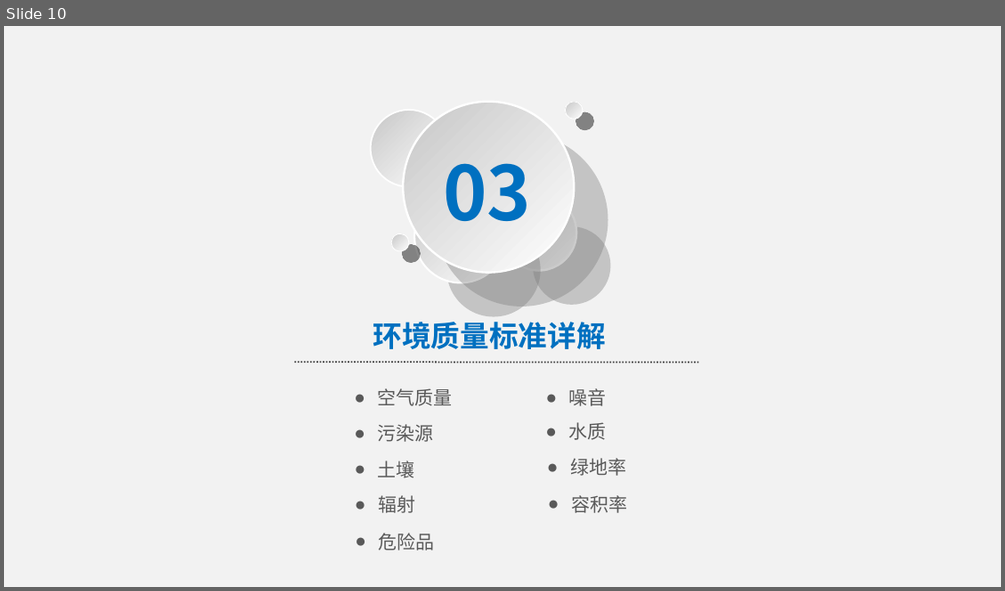
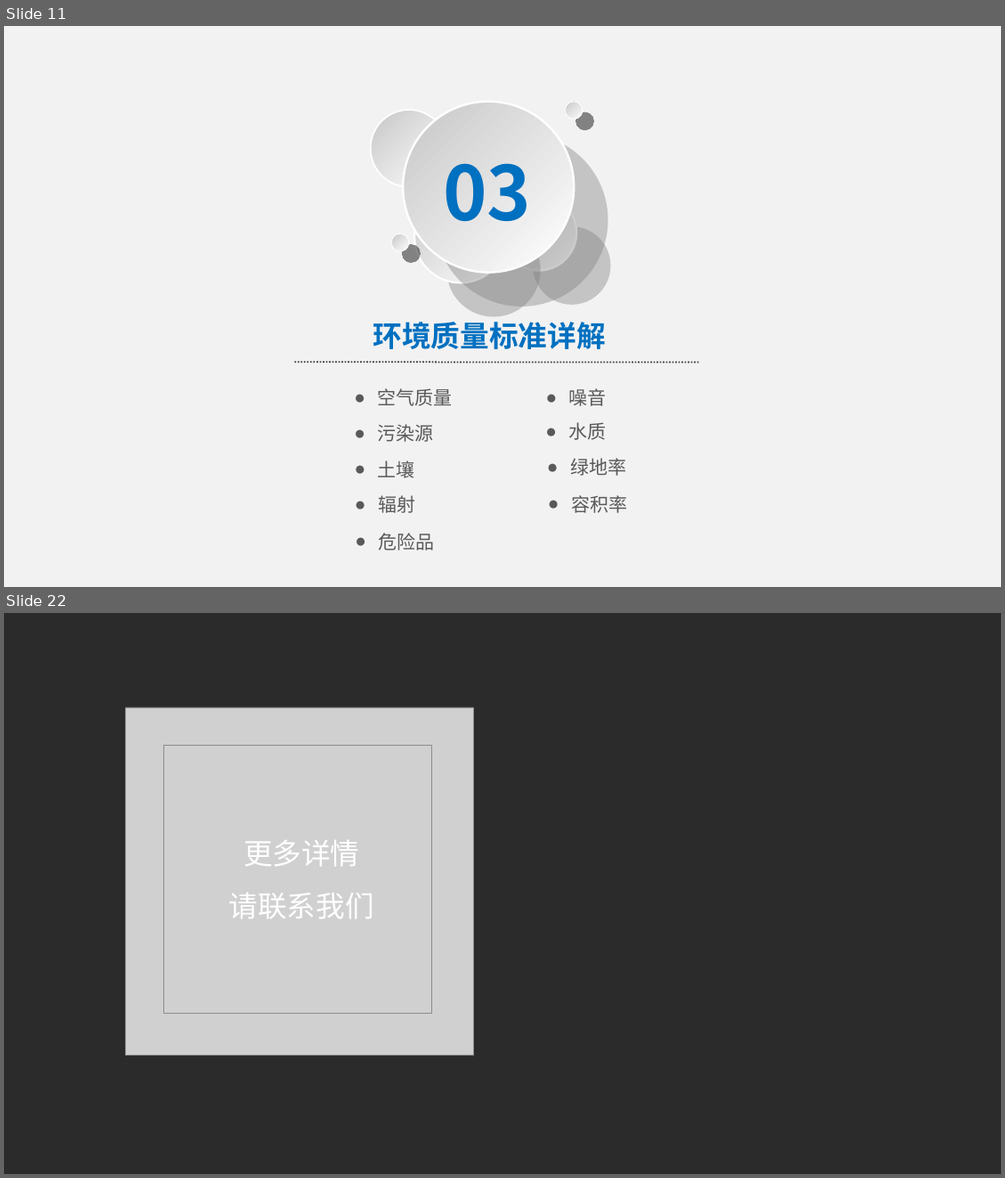
Before and after one commit to PowerYangcl/ddhj, a slide deck: src/main/resource/template/report.ppt. Shown one above the other, each under a label of ours: slide 10 before the commit, slides 11 and 22 after it; the slides between them are not shown. The pictures are 1005x591 and 1005x1178 pixels, drawn with LibreOffice and Linux fonts; fonts in the diff are those of the drawing; grey boxes stand for pictures; background and template pictures are left out; a plain dark background stands for a picture behind light text. Boxes give left, top, right and bottom in pixels: in the first picture for what was removed or moved away, otherwise in the second. Text is boxed around its words. In the diff, an @@ line names an element or a change of style, - is before the commit and + after.

```diff
--- a/src/main/resource/template/report.ppt
+++ b/src/main/resource/template/report.ppt
@@ slide 22 added at [4, 613, 1001, 1174], background picture (left out) @@
@@ picture added at [126, 707, 473, 1054] @@
@@ picture added at [163, 746, 431, 1013] @@
@@ text added at [229, 840, 374, 918], 28 pt, text #FFFFFF @@
+更多详情
+请联系我们
@@ what was slide 10 is now slide 11 @@
```
Also in this commit, not shown: 12 slides changed, 1 other slide added, 1 slide removed, 2 other files.
